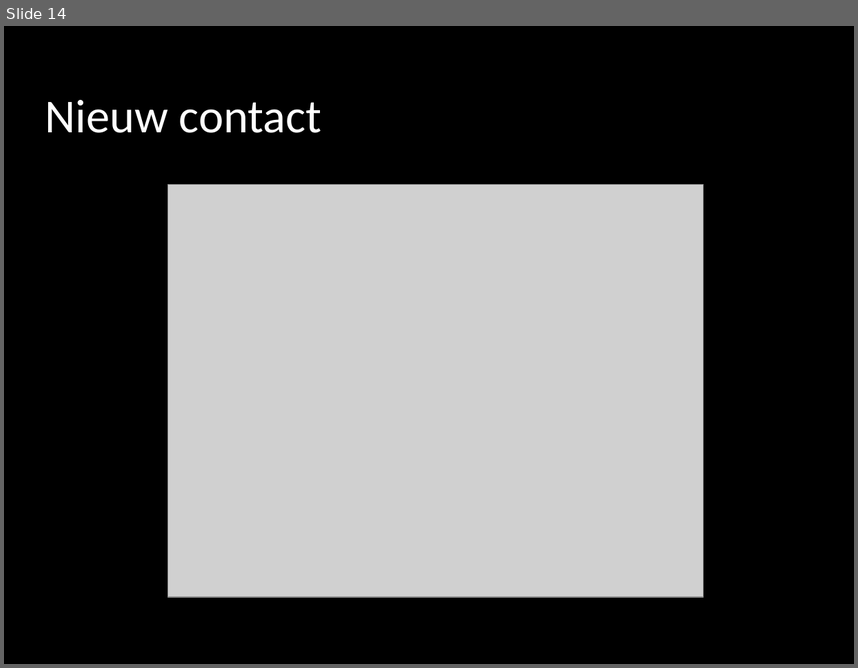
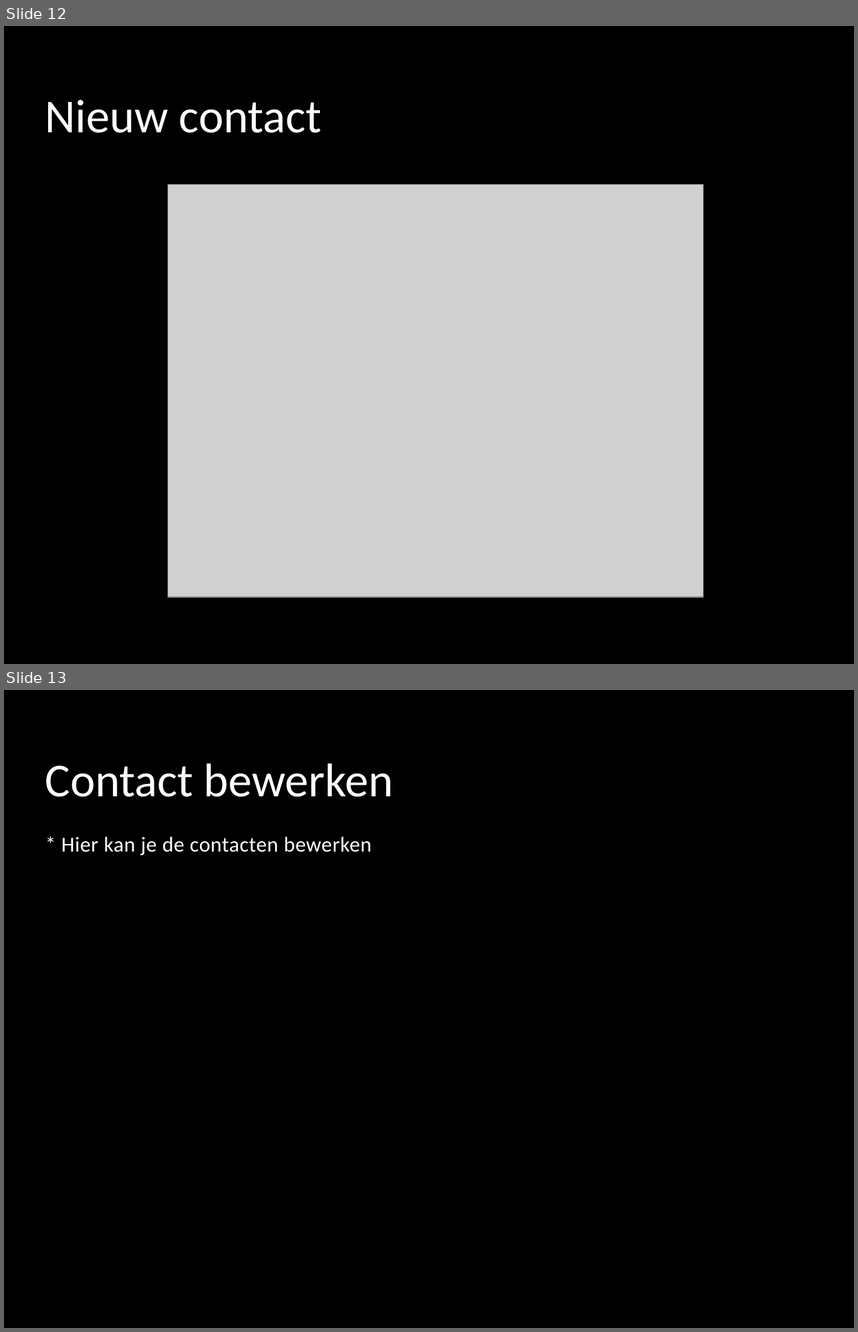
Before and after one commit to Lastje/Project_AOROCJL2, a slide deck: Documenten/Presentatie/Adresboek.pptx. Shown one above the other, each under a label of ours: slide 14 before the commit, slides 12 and 13 after it. The pictures are 858x668 and 858x1332 pixels, drawn with LibreOffice and Linux fonts; fonts in the diff are those of the drawing; grey boxes stand for pictures; background and template pictures are left out. Boxes give left, top, right and bottom in pixels: in the first picture for what was removed or moved away, otherwise in the second. Text is boxed around its words. In the diff, an @@ line names an element or a change of style, - is before the commit and + after.

```diff
--- a/Documenten/Presentatie/Adresboek.pptx
+++ b/Documenten/Presentatie/Adresboek.pptx
@@ slide 13 added at box(4, 690, 854, 1328), background picture (left out); not listed: 1 template element that a slide beside it also shows @@
@@ title added at box(45, 763, 393, 797), 40 pt, text #FFFFFF @@
+Contact bewerken
@@ text added at box(61, 836, 372, 856), 18 pt, text #FFFFFF @@
+* Hier kan je de contacten bewerken
@@ what was slide 14 is now slide 12 @@
```
Also in this commit, not shown: 3 slides changed, 1 other slide added, 2 slides removed, 1 other file.
